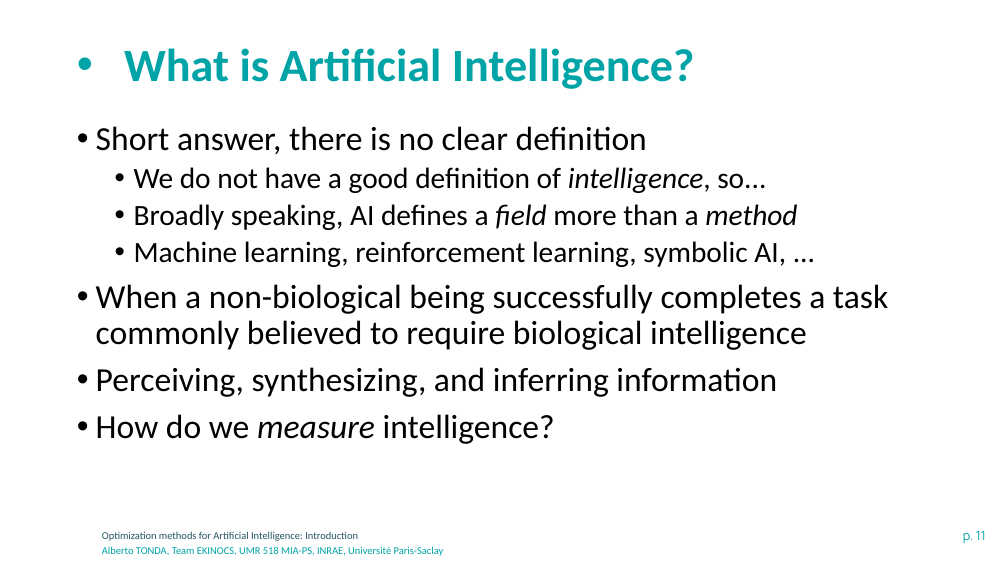
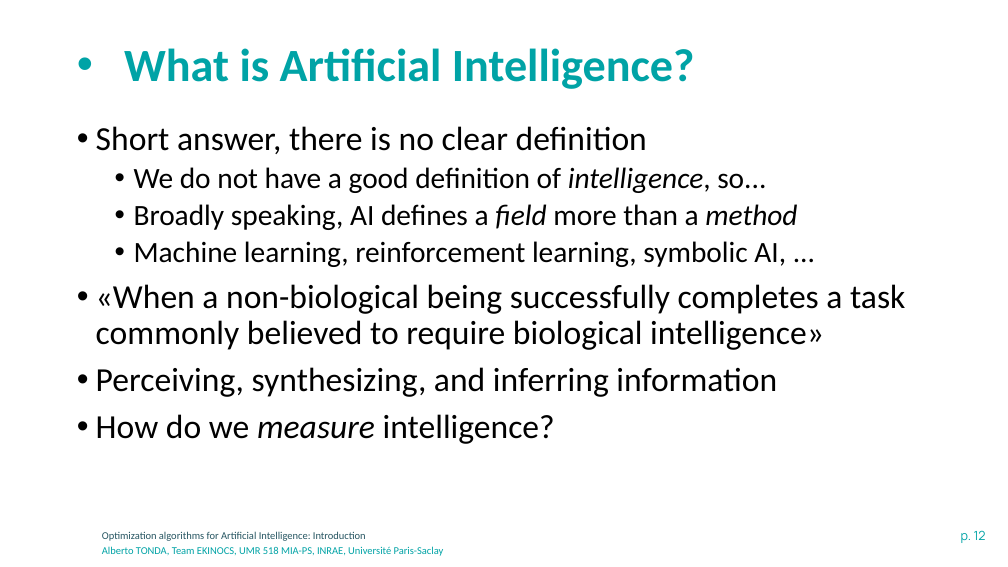
Before and after one commit to albertotonda/teaching, a slide deck: slide 12 of optimization-methods-for-artificial-intelligence/introduction.pptx (slide 11 before the commit). Drawn at 1008x567 pixels with LibreOffice and Linux fonts; fonts in the diff are those of the drawing; background and template pictures are left out. Boxes give left, top, right and bottom in pixels: in the first picture for what was removed or moved away, otherwise in the second. Text is boxed around its words. In the diff, an @@ line names an element or a change of style, - is before the commit and + after.

Commit message:
Added new slides

```diff
--- a/optimization-methods-for-artificial-intelligence/introduction.pptx
+++ b/optimization-methods-for-artificial-intelligence/introduction.pptx
@@ text at (96, 284, 905, 350): text changed @@
-• When a non-biological being successfully completes a task commonly believed to require biological intelligence
+• «When a non-biological being successfully completes a task commonly believed to require biological intelligence»
@@ text at (102, 531, 366, 541): text changed @@
-Optimization methods for Artificial Intelligence: Introduction
+Optimization algorithms for Artificial Intelligence: Introduction
@@ page number at (961, 530, 986, 543): text changed @@
-p. 11
+p. 12
```
Also in this commit, not shown: 23 other slides changed, 3 slides added, 4 other files.
